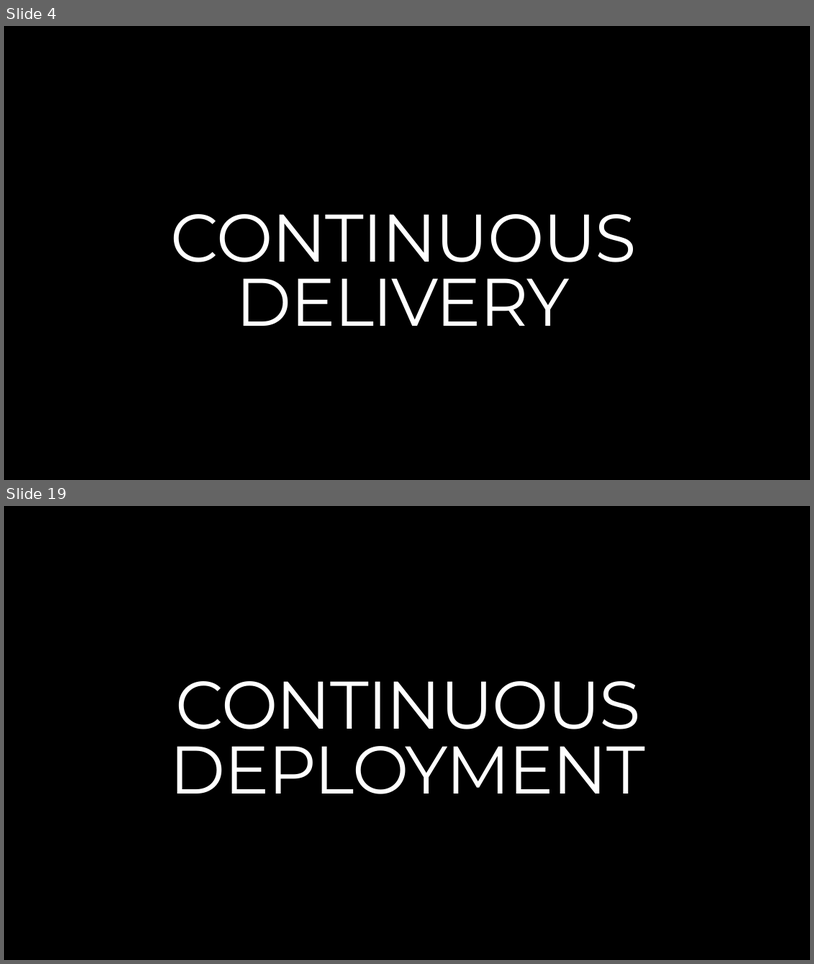
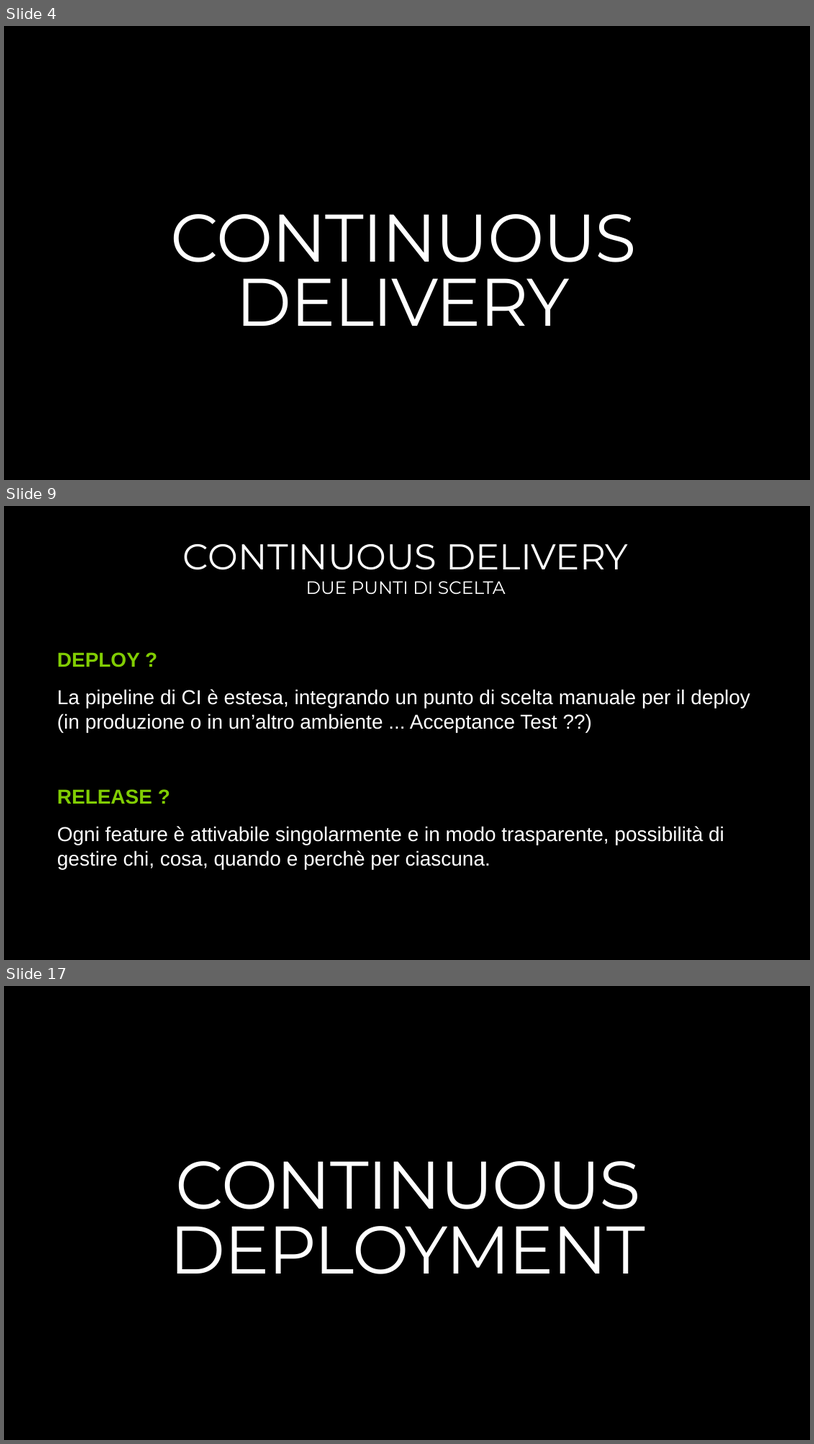
Before and after one commit to endless-upgrade/DevOpsHours, a slide deck: DEVOPS-3-TODO.pptx. Shown one above the other, each under a label of ours: slides 4 and 19 before the commit, slides 4, 9 and 17 after it; the slides between them are not shown. The pictures are 814x964 and 814x1444 pixels, drawn with LibreOffice and Linux fonts; fonts in the diff are those of the drawing; background and template pictures are left out. Boxes give left, top, right and bottom in pixels: in the first picture for what was removed or moved away, otherwise in the second. Text is boxed around its words. In the diff, an @@ line names an element or a change of style, - is before the commit and + after.

```diff
--- a/DEVOPS-3-TODO.pptx
+++ b/DEVOPS-3-TODO.pptx
@@ slide 9 added at box(4, 506, 810, 960), background #000000 @@
@@ title added at box(183, 544, 628, 570), 32 pt, text #FFFFFF @@
+CONTINUOUS DELIVERY
@@ subtitle added at box(306, 581, 506, 594), 16 pt, text #FFFFFF @@
+DUE PUNTI DI SCELTA
@@ text added at box(57, 652, 750, 869), 18 pt, text #FFFFFF @@
+DEPLOY ?
+La pipeline di CI è estesa, integrando un punto di scelta manuale per il deploy (in produzione o in un’altro ambiente ... Acceptance Test ??)
+RELEASE ?
+Ogni feature è attivabile singolarmente e in modo trasparente, possibilità di gestire chi, cosa, quando e perchè per ciascuna.
@@ what was slide 19 is now slide 17 @@
```
Also in this commit, not shown: 2 slides changed, 14 other slides added, 14 slides removed.
